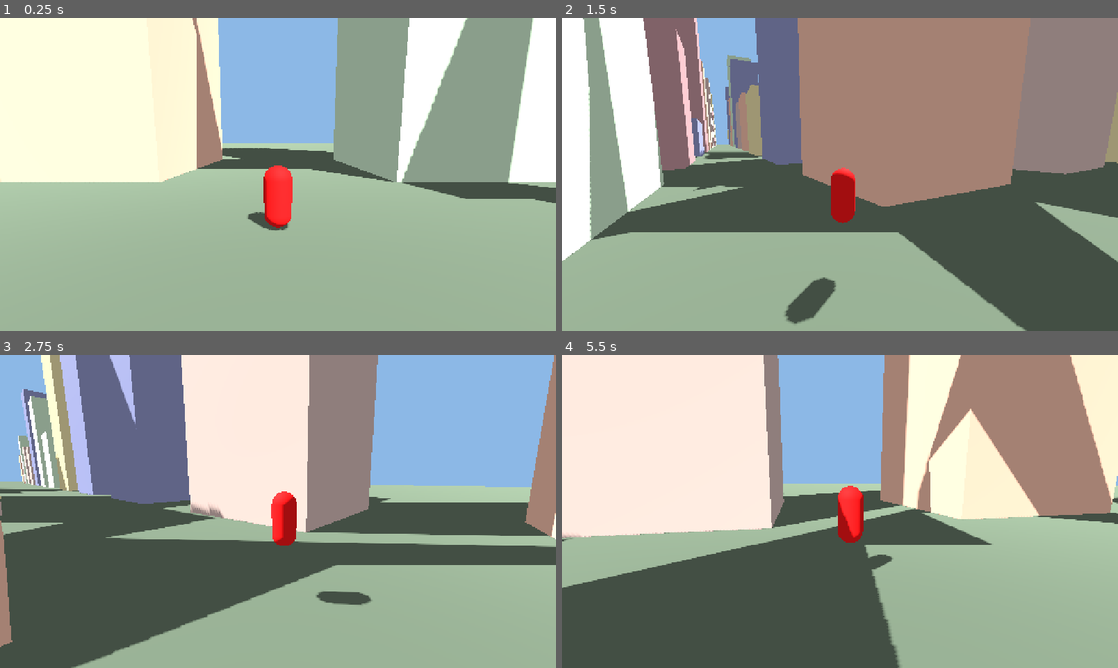
Above: before the commit, frames 1-4 (two rows, left to right).
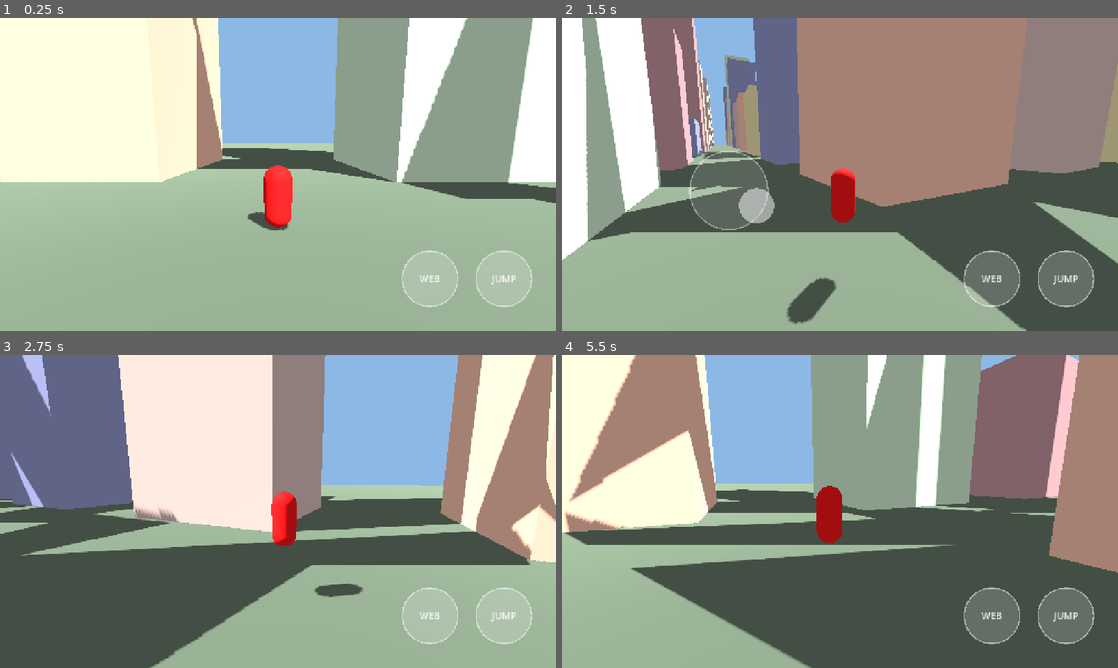
Above: after the commit, the same moments.

Repository: teiamotx/spider
Game: Godot game, scene res://scenes/main.tscn
Same seed, same stepped clock (60 frames per second), same inputs: the game is played once before the commit and once after it.
Inputs (mouse positions are in pixels of both pictures, inside the frame that each line leads up to):
- Up to frame 1 (0.25 s): no input
- Up to frame 2 (1.5 s): move the mouse to (962, 158) at 0.52 s; hold D 0.53-1.25 s; tap E at 0.6 s; click (962, 158) at 0.67 s; tap Space at 0.77, 0.8, 1.07 s; drag from (728, 190) to (812, 237) at 1.27 s
- Up to frame 3 (2.75 s): move the mouse to (333, 442) at 2.02 s; hold D from 2.03 s (still down); tap E at 2.1 s; click (333, 442) at 2.17 s; tap Space at 2.3 s
- Up to frame 4 (5.5 s): release D at 2.75 s; drag from (812, 574) to (673, 464) at 2.77 s; move the mouse to (1006, 558) at 3.52 s; hold A 3.53-4.25 s; tap Space at 3.6, 3.77, 4.07, 5.3 s; click (1006, 558) at 3.67 s; drag from (673, 464) to (756, 433) at 4.27 s; move the mouse to (867, 511) at 5.02 s; hold S from 5.03 s (still down); tap E at 5.1 s; click (867, 511) at 5.17 s

The runs differ from the first frame. In frame 1, 0.4% of the frame differs, in the area x 72-96%, y 74-93%; in frame 2, 6.9%; in frame 3, 39%; in frame 4, 71%, in the area x 0-100%, y 0-100%.

Commit message:
Add multi-touch joystick and Web/Jump buttons with touch-index tracking

Diff:
--- a/project.godot
+++ b/project.godot
@@ -21,3 +21,8 @@
 [rendering]
 
 renderer/rendering_method="mobile"
+
+[input_devices]
+
+; Lets mouse clicks act as single touches in the editor, for testing the on-screen controls.
+pointing/emulate_touch_from_mouse=true
--- a/scenes/player.tscn
+++ b/scenes/player.tscn
@@ -1,8 +1,9 @@
-[gd_scene load_steps=7 format=3]
+[gd_scene load_steps=8 format=3]
 
 [ext_resource type="Script" path="res://scripts/player/player.gd" id="1_player"]
 [ext_resource type="Script" path="res://scripts/player/player_input.gd" id="2_input"]
 [ext_resource type="Script" path="res://scripts/player/camera_rig.gd" id="3_rig"]
+[ext_resource type="Script" path="res://scripts/input/touch_controls.gd" id="4_touch"]
 
 [sub_resource type="CapsuleShape3D" id="CapsuleShape3D_body"]
 radius = 0.4
@@ -37,3 +38,8 @@
 position = Vector3(0, 1, 6.5)
 rotation = Vector3(-0.15, 0, 0)
 current = true
+
+[node name="HUD" type="CanvasLayer" parent="."]
+
+[node name="TouchControls" type="Control" parent="HUD"]
+script = ExtResource("4_touch")
--- /dev/null
+++ b/scripts/input/touch_controls.gd
@@ -0,0 +1,118 @@
+class_name TouchControls
+extends Control
+## Phone controls. Each finger is tracked by its touch index, so a thumb on the joystick
+## and a finger on Jump can be down at the same time.
+## Left half of the screen: floating joystick, which appears where the finger lands.
+## Right side: Web and Jump buttons.
+
+signal web_pressed
+signal jump_pressed
+
+enum Role { NONE, JOYSTICK, WEB, JUMP }
+
+@export var joystick_radius: float = 90.0
+@export var joystick_dead_zone: float = 0.12
+@export var button_radius: float = 64.0
+
+var _roles: Dictionary = {}  # touch index -> Role
+var _joy_index: int = -1
+var _joy_origin: Vector2 = Vector2.ZERO
+var _joy_knob: Vector2 = Vector2.ZERO
+var _web_held: bool = false
+var _jump_held: bool = false
+
+
+func _ready() -> void:
+	set_anchors_and_offsets_preset(Control.PRESET_FULL_RECT)
+	mouse_filter = Control.MOUSE_FILTER_IGNORE
+	resized.connect(queue_redraw)
+
+
+func _input(event: InputEvent) -> void:
+	if event is InputEventScreenTouch:
+		var touch := event as InputEventScreenTouch
+		if touch.pressed:
+			_touch_down(touch.index, touch.position)
+		else:
+			_touch_up(touch.index)
+	elif event is InputEventScreenDrag:
+		var drag := event as InputEventScreenDrag
+		_touch_drag(drag.index, drag.position)
+
+
+## Stick vector for the player. x = right, y = forward, length at most 1.
+func get_joystick_axis() -> Vector2:
+	if _joy_index == -1:
+		return Vector2.ZERO
+	var raw := Vector2(_joy_knob.x - _joy_origin.x, _joy_origin.y - _joy_knob.y) / joystick_radius
+	var length: float = raw.length()
+	if length <= joystick_dead_zone:
+		return Vector2.ZERO
+	return raw / length * clampf(inverse_lerp(joystick_dead_zone, 1.0, length), 0.0, 1.0)
+
+
+func _touch_down(index: int, pos: Vector2) -> void:
+	if _in_circle(pos, _jump_center()):
+		_roles[index] = Role.JUMP
+		_jump_held = true
+		jump_pressed.emit()
+	elif _in_circle(pos, _web_center()):
+		_roles[index] = Role.WEB
+		_web_held = true
+		web_pressed.emit()
+	elif pos.x < size.x * 0.5 and _joy_index == -1:
+		_roles[index] = Role.JOYSTICK
+		_joy_index = index
+		_joy_origin = pos
+		_joy_knob = pos
+	queue_redraw()
+
+
+func _touch_drag(index: int, pos: Vector2) -> void:
+	if index == _joy_index:
+		_joy_knob = _joy_origin + (pos - _joy_origin).limit_length(joystick_radius)
+		queue_redraw()
+
+
+func _touch_up(index: int) -> void:
+	var role: int = _roles.get(index, Role.NONE)
+	_roles.erase(index)
+	if index == _joy_index:
+		_joy_index = -1
+	match role:
+		Role.WEB:
+			_web_held = false
+		Role.JUMP:
+			_jump_held = false
+	queue_redraw()
+
+
+func _in_circle(pos: Vector2, center: Vector2) -> bool:
+	return pos.distance_to(center) <= button_radius
+
+
+func _jump_center() -> Vector2:
+	return Vector2(size.x - 120.0, size.y - 120.0)
+
+
+func _web_center() -> Vector2:
+	return Vector2(size.x - 290.0, size.y - 120.0)
+
+
+func _draw() -> void:
+	_draw_button(_web_center(), "WEB", _web_held)
+	_draw_button(_jump_center(), "JUMP", _jump_held)
+	if _joy_index != -1:
+		draw_circle(_joy_origin, joystick_radius, Color(1.0, 1.0, 1.0, 0.12))
+		draw_arc(_joy_origin, joystick_radius, 0.0, TAU, 48, Color(1.0, 1.0, 1.0, 0.4), 3.0)
+		draw_circle(_joy_knob, joystick_radius * 0.45, Color(1.0, 1.0, 1.0, 0.5))
+
+
+func _draw_button(center: Vector2, label: String, held: bool) -> void:
+	draw_circle(center, button_radius, Color(1.0, 1.0, 1.0, 0.45 if held else 0.18))
+	draw_arc(center, button_radius, 0.0, TAU, 48, Color(1.0, 1.0, 1.0, 0.5), 3.0)
+	var font: Font = ThemeDB.fallback_font
+	var font_size: int = 22
+	var text_width: float = font.get_string_size(label, HORIZONTAL_ALIGNMENT_LEFT, -1, font_size).x
+	draw_string(font, center + Vector2(-text_width * 0.5, font_size * 0.35), label,
+		HORIZONTAL_ALIGNMENT_LEFT, -1, font_size, Color(1.0, 1.0, 1.0, 0.9))
--- a/scripts/player/player_input.gd
+++ b/scripts/player/player_input.gd
@@ -1,17 +1,33 @@
 class_name PlayerInput
 extends Node
 ## Turns device input into the values the player reads each physics frame.
-## Step 2: keyboard only. Step 3 adds the touch joystick and buttons here.
+## Keyboard works in the editor. On phones, the touch controls add a joystick and two buttons.
+
+signal web_pressed
 
 const JUMP_BUFFER_MS: int = 150
 
 var _jump_requested_at_ms: int = -1000000
+var _touch: TouchControls = null
+
+
+func _ready() -> void:
+	_touch = get_node_or_null("../HUD/TouchControls") as TouchControls
+	if _touch != null:
+		_touch.jump_pressed.connect(request_jump)
+		_touch.web_pressed.connect(func() -> void: web_pressed.emit())
+	# Temporary: step 4 replaces this print with the web raycast.
+	web_pressed.connect(func() -> void: print("Web pressed (placeholder until step 4)"))
 
 
 func _unhandled_input(event: InputEvent) -> void:
 	var key := event as InputEventKey
-	if key != null and key.pressed and not key.echo and key.keycode == KEY_SPACE:
+	if key == null or not key.pressed or key.echo:
+		return
+	if key.keycode == KEY_SPACE:
 		request_jump()
+	elif key.keycode == KEY_E:
+		web_pressed.emit()
 
 
 ## Returns the move stick as a Vector2. x = right, y = forward. Length is at most 1.
@@ -25,6 +41,8 @@
 		axis.y += 1.0
 	if Input.is_key_pressed(KEY_S):
 		axis.y -= 1.0
+	if _touch != null:
+		axis += _touch.get_joystick_axis()
 	return axis.limit_length(1.0)
 
 
